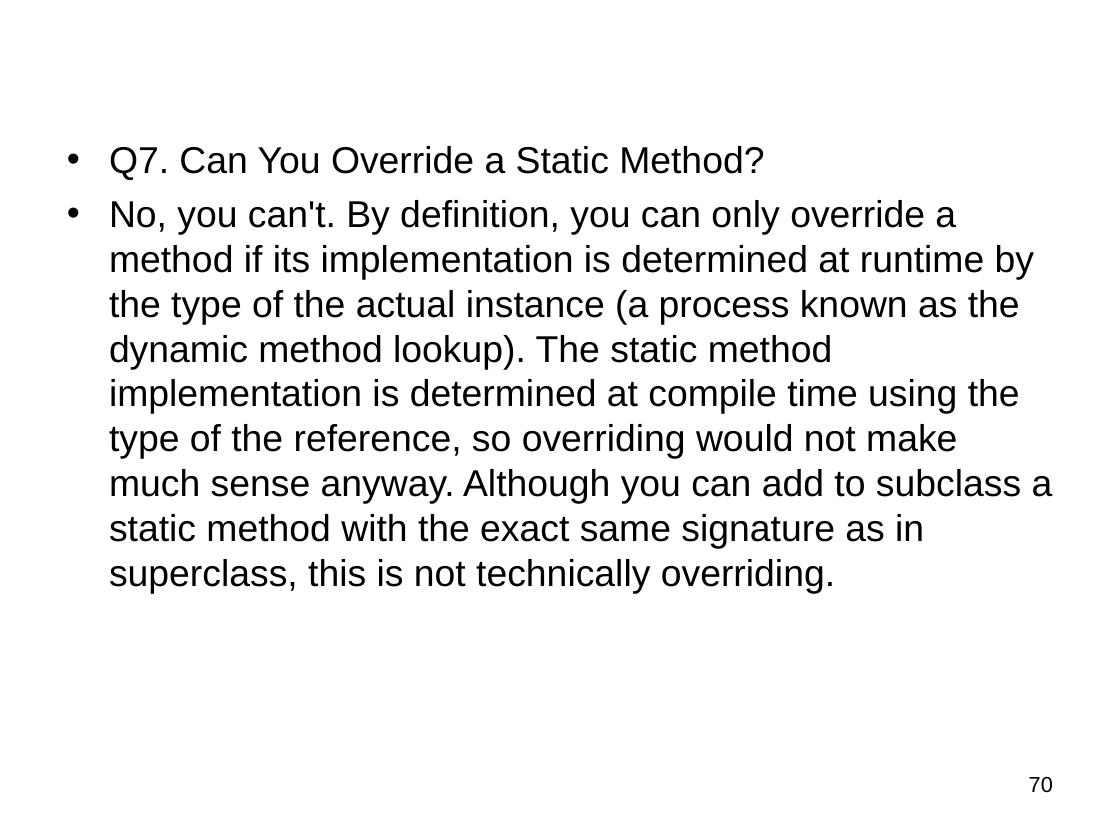
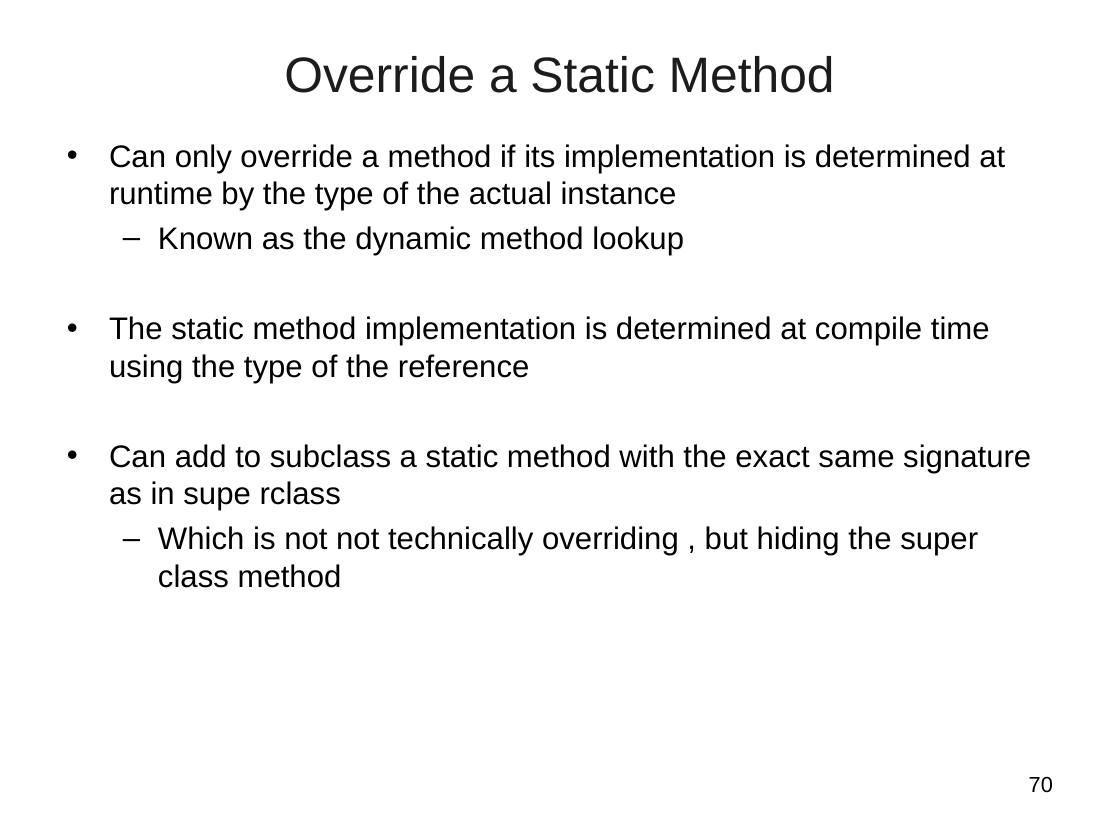
Before and after one commit to vatsanTraining/corejava, a slide deck: slide 70 of JavaModule01_HSBC_2020.ppt. Drawn at 1120x840 pixels with LibreOffice and Linux fonts; fonts in the diff are those of the drawing; background and template pictures are left out. Boxes give left, top, right and bottom in pixels: in the first picture for what was removed or moved away, otherwise in the second. Text is boxed around its words. In the diff, an @@ line names an element or a change of style, - is before the commit and + after.

```diff
--- a/JavaModule01_HSBC_2020.ppt
+++ b/JavaModule01_HSBC_2020.ppt
@@ title added at box(284, 56, 835, 93), 32 pt, text #1C1C1C @@
+Override a Static Method
@@ text at box(109, 144, 1031, 588): text changed; size 24 to 20 pt @@
-• Q7. Can You Override a Static Method?
-• No, you can't. By definition, you can only override a method if its implementation is determined at runtime by the type of the actual instance (a process known as the dynamic method lookup). The static method implementation is determined at compile time using the type of the reference, so overriding would not make much sense anyway. Although you can add to subclass a static method with the exact same signature as in superclass, this is not technically overriding.
+• Can only override a method if its implementation is determined at runtime by the type of the actual instance
+  – Known as the dynamic method lookup
+• The static method implementation is determined at compile time using the type of the reference
+• Can add to subclass a static method with the exact same signature as in supe rclass
+  – Which is not not technically overriding , but hiding the super class method
```
Also in this commit, not shown: 6 other slides changed, 74 slides removed.
